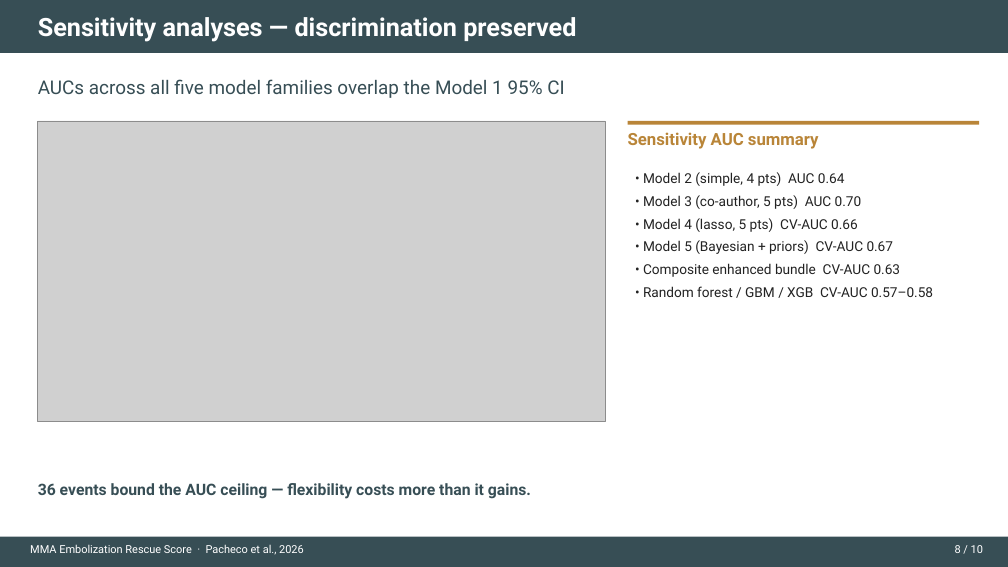
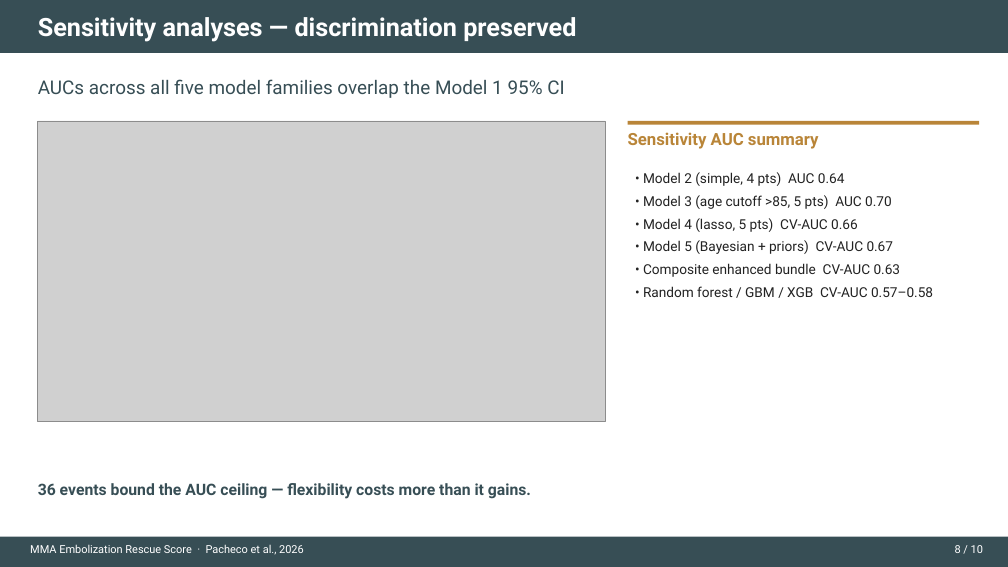
Before and after one commit to nielspac177/mmae-rescue-score-code, a slide deck: slide 8 of MMA_rescue_slides.pptx. Drawn at 1008x567 pixels with LibreOffice and Linux fonts; fonts in the diff are those of the drawing; grey boxes stand for pictures. Boxes give left, top, right and bottom in pixels: in the first picture for what was removed or moved away, otherwise in the second. Text is boxed around its words. In the diff, an @@ line names an element or a change of style, - is before the commit and + after.

Commit message:
Reframe Model 3 as alternative age-stratification specification across manuscript, slides, and build_socr docstring.

```diff
--- a/MMA_rescue_slides.pptx
+++ b/MMA_rescue_slides.pptx
@@ text at [643, 195, 892, 209]: text changed @@
-• Model 3 (co-author, 5 pts) AUC 0.70
+• Model 3 (age cutoff >85, 5 pts) AUC 0.70
```
Also in this commit, not shown: 1 other slide changed, 6 other files.
